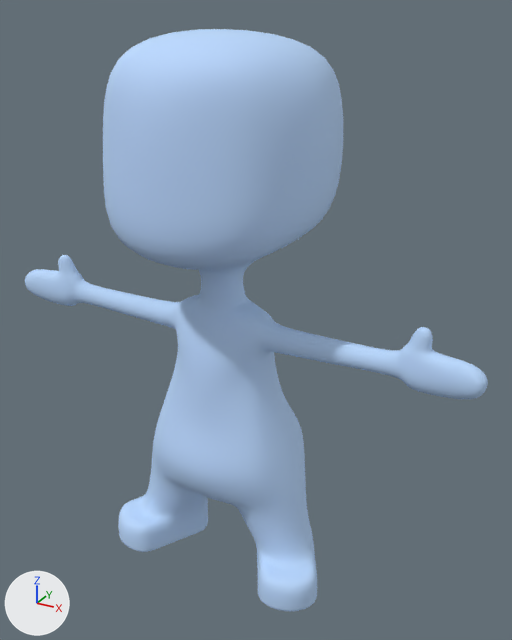
Renders of the FBX model Assets/Models/person.fbx from each side of a commit.
One viewpoint serves both versions: a 50 mm camera at (1.5, -2.44, 2.49) aimed at (0.12, 0.08, 1.23). Arrows for +X, +Y and +Z are at lower left; the lights stay in place.

Names of what the first picture shows: 'Blu'.
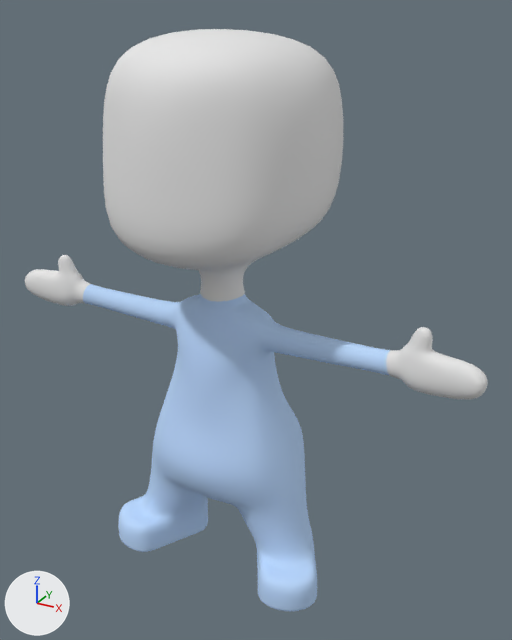
Edits to the scene script, one JSON object a line:
```json
{"op": "add", "block": "mat_skin", "code": ["mat_skin = principled_material('Skin')", "mat_skin.base_color = (0.8, 0.8, 0.8)  # white #e7e7e7", "mat_skin.roughness = 0.69"]}
{"block": "me_sphere_000", "where": "me_sphere_000.from_pydata(...)  # 10050 vertices, 10048 faces; spans x -1.14..1.14, y -0.45..0.46, z -1.0..1.42"}
{"block": "me_sphere_000", "where": "# used by ob_blu; location = (0.0, 0.0, 1.0)"}
{"block": "me_sphere_000", "change": "me_sphere_000 part 1: 1472 of the faces centred in x -1.14..-0.77, y -0.07..0.04, z 0.14..0.4 switch from mat_blu (blue #bcdaff) to mat_skin (white #e7e7e7)"}
{"block": "me_sphere_000", "change": "me_sphere_000 part 2: 1472 of the faces centred in x 0.77..1.14, y -0.07..0.04, z 0.14..0.4 switch from mat_blu (blue #bcdaff) to mat_skin (white #e7e7e7)"}
{"block": "me_sphere_000", "change": "me_sphere_000 part 3: 1280 of the faces centred in x -0.47..0.47, y -0.45..0.45, z 0.37..1.42 switch from mat_blu (blue #bcdaff) to mat_skin (white #e7e7e7)"}
```

Changed parts and their boxes (x1, y1, x2, y2) in the pictures (512 x 640 px):
```json
{"part": 1, "of": "me_sphere_000", "change": "recoloured", "before": [25, 255, 90, 306], "after": [25, 255, 90, 306], "on screen": "blue to white"}
{"part": 2, "of": "me_sphere_000", "change": "recoloured", "before": [386, 327, 488, 399], "after": [386, 327, 488, 399], "on screen": "blue to white"}
{"part": 3, "of": "me_sphere_000", "change": "recoloured", "before": [103, 29, 343, 302], "after": [103, 29, 343, 302], "on screen": "blue to white"}
```
